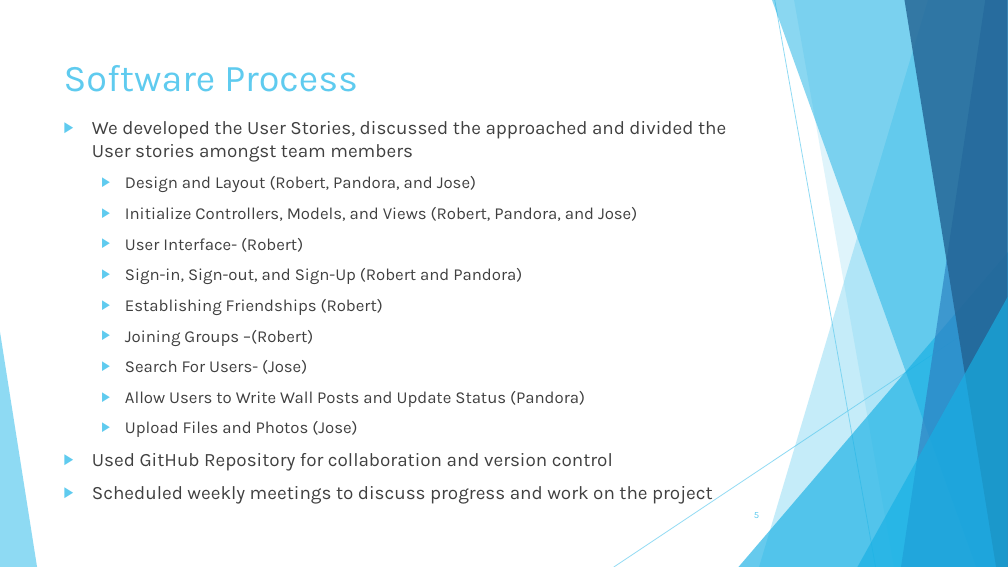
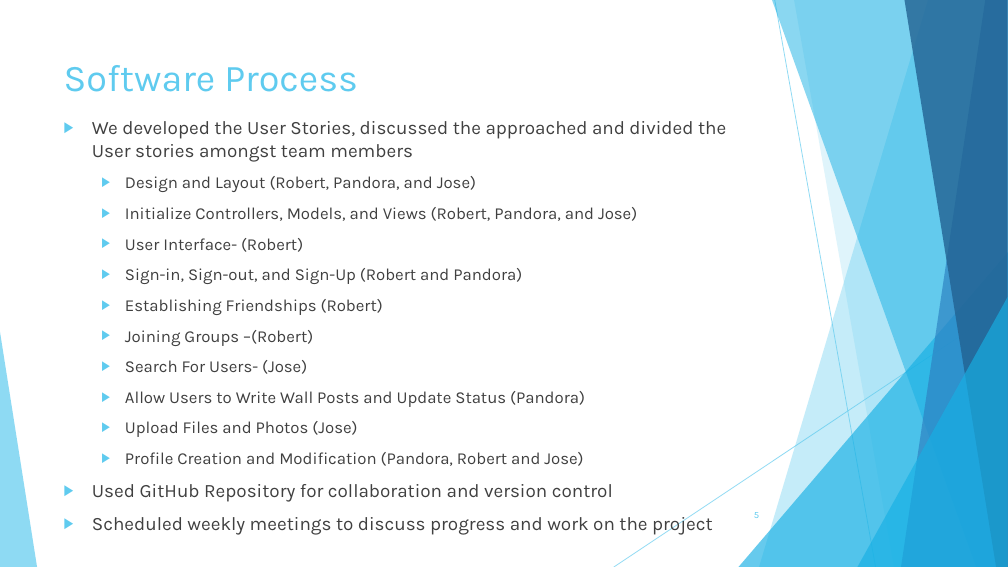
Before and after one commit to jpodier/cosc617-FinalProject-bathm-podie-quin, a slide deck: slide 5 of TowsonBook.pptx. Drawn at 1008x567 pixels with LibreOffice and Linux fonts; fonts in the diff are those of the drawing. Boxes give left, top, right and bottom in pixels: in the first picture for what was removed or moved away, otherwise in the second. Text is boxed around its words. In the diff, an @@ line names an element or a change of style, - is before the commit and + after.

```diff
--- a/TowsonBook.pptx
+++ b/TowsonBook.pptx
@@ text at (x1=125, y1=452, x2=583, y2=466): paragraph added @@
+  ▶ Profile Creation and Modification (Pandora, Robert and Jose)
```
Also in this commit, not shown: 10 other slides changed, 2 slides added.
